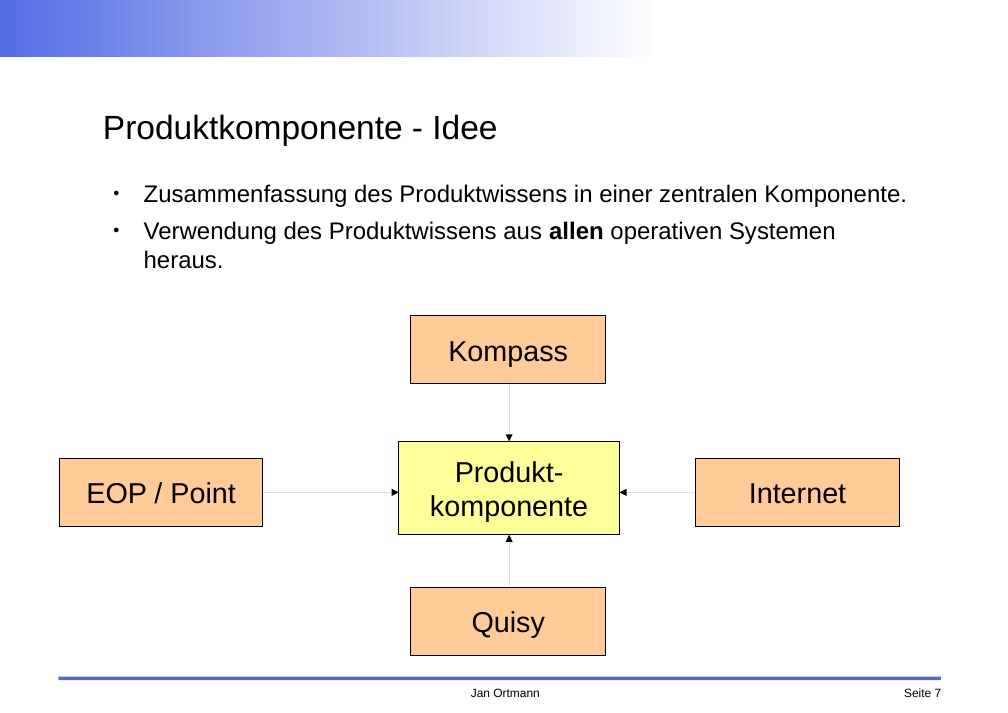
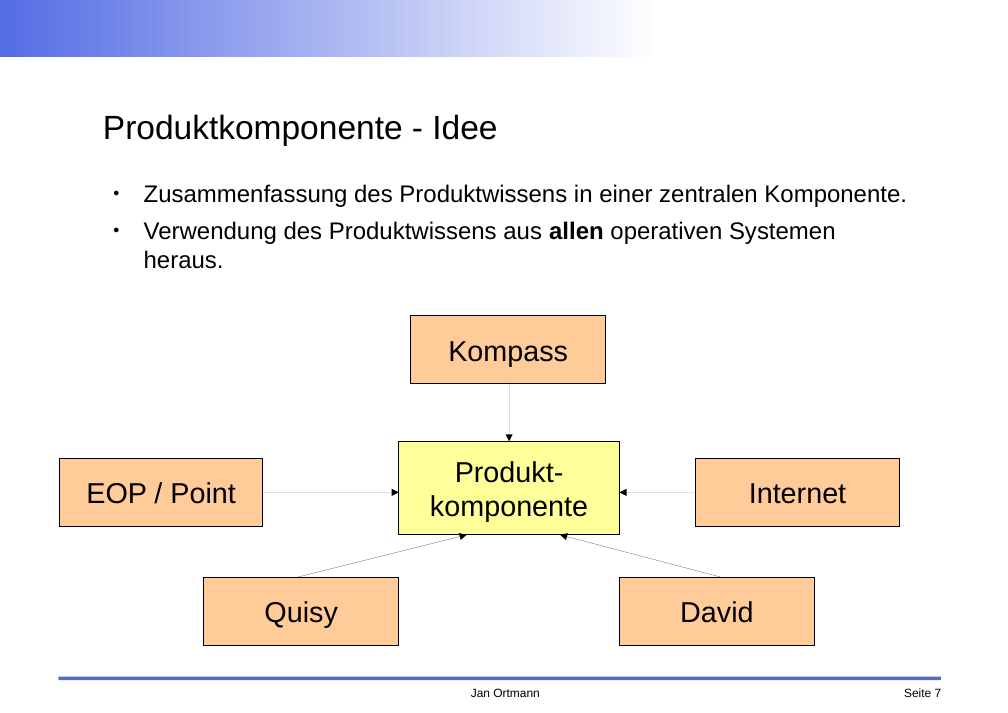
Before and after one commit to faktorips/faktorips.base, a slide deck: slide 7 of org.faktorips.doc/schulung/fachabteilung/Konzepte Produktkomponente.odp. Drawn at 1008x713 pixels with LibreOffice and Linux fonts; fonts in the diff are those of the drawing; background and template pictures are left out. Boxes give left, top, right and bottom in pixels: in the first picture for what was removed or moved away, otherwise in the second. Text is boxed around its words. In the diff, an @@ line names an element or a change of style, - is before the commit and + after.

```diff
--- a/org.faktorips.doc/schulung/fachabteilung/Konzepte Produktkomponente.odp
+++ b/org.faktorips.doc/schulung/fachabteilung/Konzepte Produktkomponente.odp
@@ arrow moved from (510, 585) - (510, 535) to (297, 577) - (466, 535) @@
@@ arrow added from (722, 577) to (560, 535), #000000 0 pt @@
@@ rectangle "Quisy" moved from (x1=410, y1=587, x2=605, y2=655) to (x1=203, y1=577, x2=398, y2=645) @@
@@ rectangle added at (x1=620, y1=577, x2=815, y2=645), fill #FFCC99, outline #000000 0 pt, 24 pt, text #000000 @@
+David
```
Also in this commit, not shown: 4 other slides changed, 13 other files.
